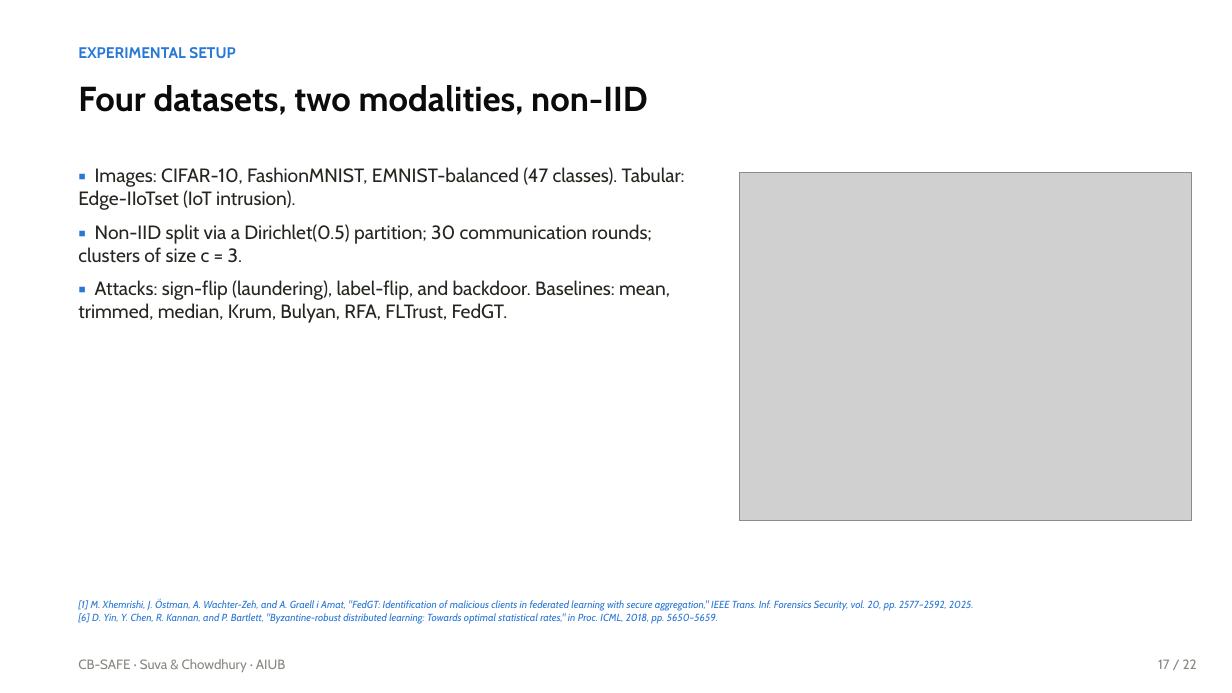
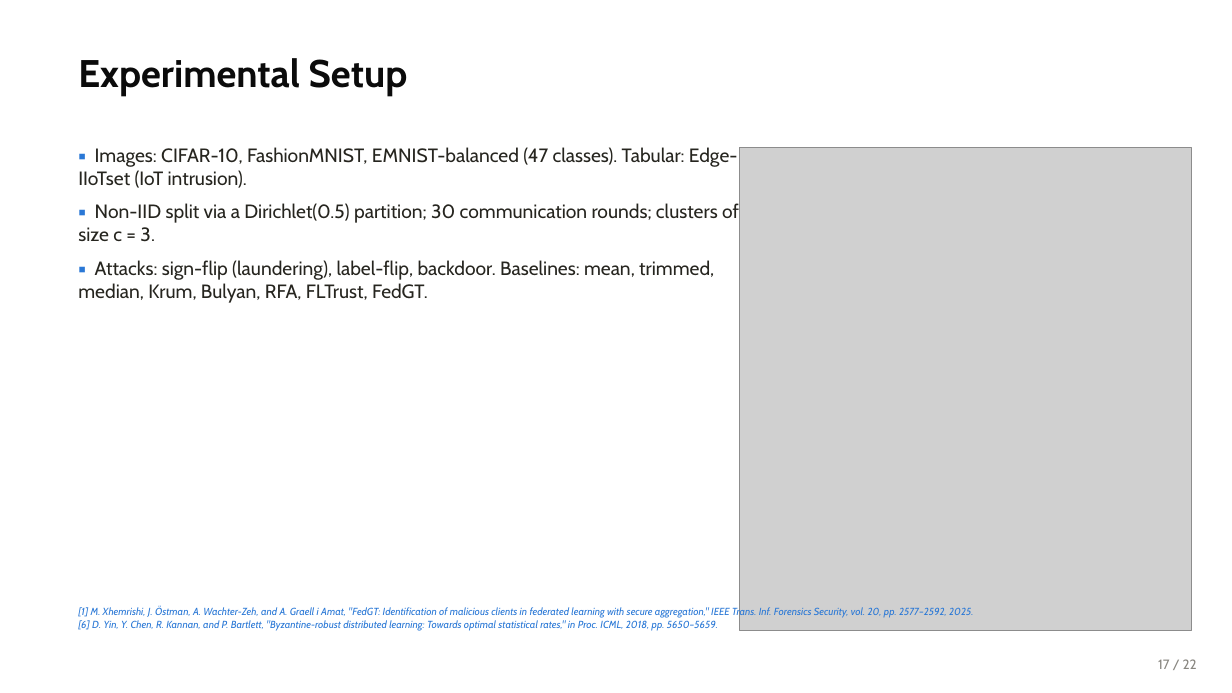
Before and after one commit to wshuv-o/cb-safe-draft, a slide deck: slide 18 of paper/cbsafe_deck.pptx. Drawn at 1232x693 pixels with LibreOffice and Linux fonts; fonts in the diff are those of the drawing; grey boxes stand for pictures. Boxes give left, top, right and bottom in pixels: in the first picture for what was removed or moved away, otherwise in the second. Text is boxed around its words. In the diff, an @@ line names an element or a change of style, - is before the commit and + after.

```diff
--- a/paper/cbsafe_deck.pptx
+++ b/paper/cbsafe_deck.pptx
@@ text at (x1=78, y1=58, x2=408, y2=96): text changed; size 12 to 30 pt; text colour #2A78D6 to #0B0B0B @@
-EXPERIMENTAL SETUP
+Experimental Setup
@@ text removed at (x1=78, y1=85, x2=648, y2=115) @@
-Four datasets, two modalities, non-IID
@@ text "▪ Images: CIFAR-10, FashionMNIST, EMNIST-balanced ..." moved from (x1=78, y1=167, x2=685, y2=323) to (x1=78, y1=147, x2=739, y2=303) @@
@@ picture resized from (x1=739, y1=173, x2=1192, y2=520) to (x1=739, y1=148, x2=1192, y2=630) @@
@@ text at (x1=78, y1=260, x2=714, y2=303): text changed @@
-▪ Attacks: sign-flip (laundering), label-flip, and backdoor. Baselines: mean, trimmed, median, Krum, Bulyan, RFA, FLTrust, FedGT.
+▪ Attacks: sign-flip (laundering), label-flip, backdoor. Baselines: mean, trimmed, median, Krum, Bulyan, RFA, FLTrust, FedGT.
@@ text "[1] M. Xhemrishi, J. Östman, ..." moved from (x1=78, y1=599, x2=973, y2=624) to (x1=78, y1=607, x2=973, y2=631) @@
@@ text removed at (x1=78, y1=659, x2=285, y2=672) @@
-CB-SAFE · Suva & Chowdhury · AIUB
```
Also in this commit, not shown: 23 other slides changed, 32 other files.
